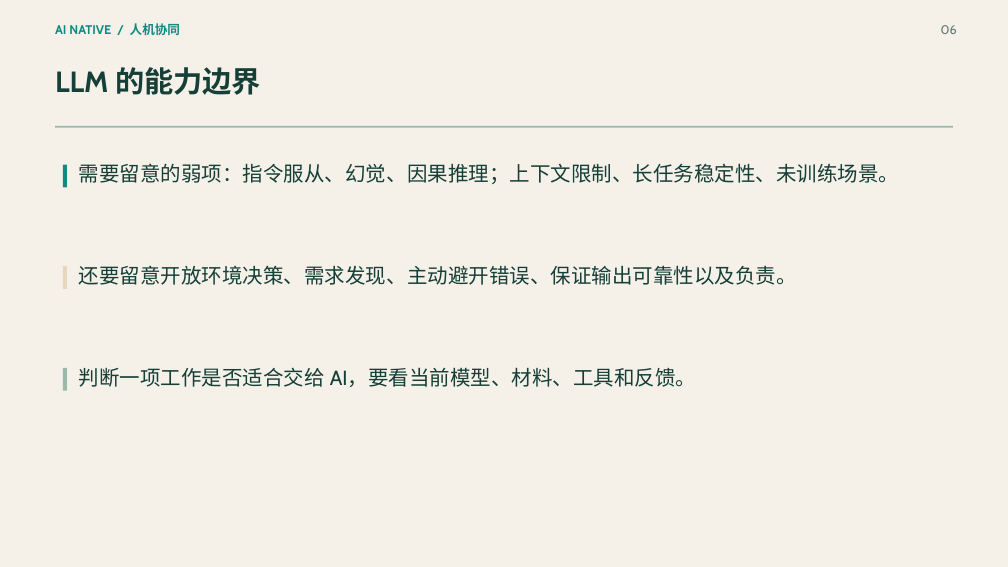
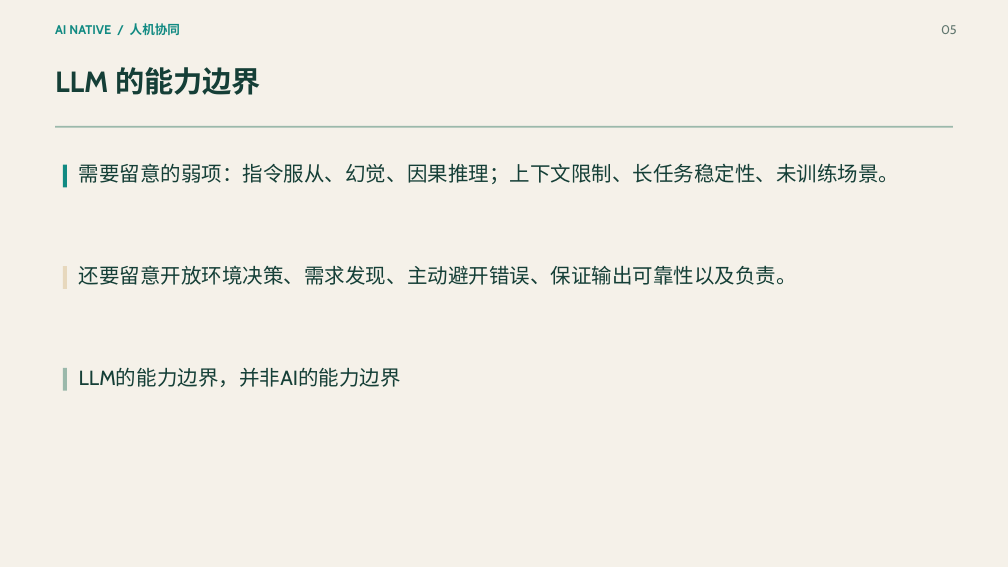
Before and after one commit to haoyanzhen/AIReports, a slide deck: slide 5 of AI native 人机协同与个人工作流｜主线重制版.pptx (slide 6 before the commit). Drawn at 1008x567 pixels with LibreOffice and Linux fonts; fonts in the diff are those of the drawing. Boxes give left, top, right and bottom in pixels: in the first picture for what was removed or moved away, otherwise in the second. Text is boxed around its words. In the diff, an @@ line names an element or a change of style, - is before the commit and + after.

```diff
--- a/AI native 人机协同与个人工作流｜主线重制版.pptx
+++ b/AI native 人机协同与个人工作流｜主线重制版.pptx
@@ text at bbox=[941, 25, 957, 34]: text changed @@
-06
+05
@@ text at bbox=[79, 368, 401, 387]: text changed @@
-判断一项工作是否适合交给 AI，要看当前模型、材料、工具和反馈。
+LLM的能力边界，并非AI的能力边界
```
Also in this commit, not shown: 15 other slides changed, 2 slides added, 1 slide removed.
